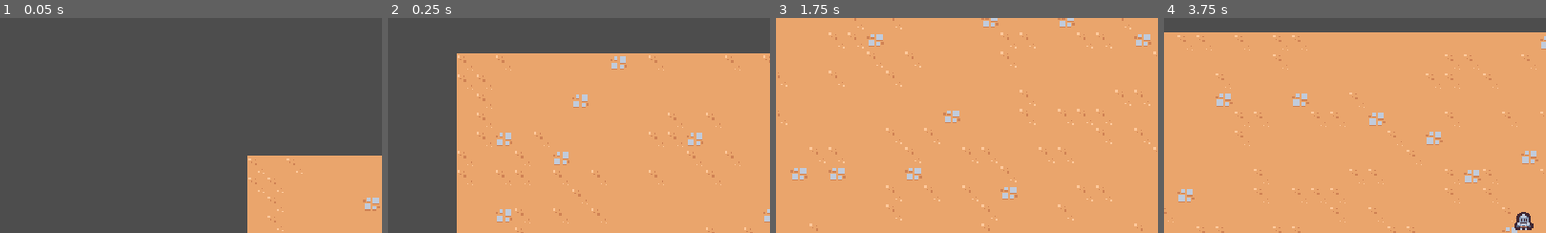
Above: before the commit, frames 1-4 (left to right).
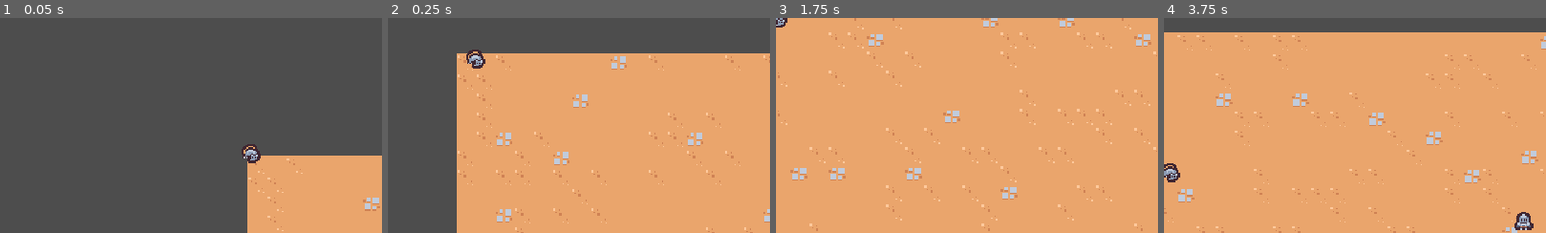
Above: after the commit, the same moments.

Repository: mc-carthy/gdSurvivors
Game: Godot game, scene res://scenes/main/main.tscn
Two runs of this game, one before a commit and one after it. Both use one fixed random seed, a clock stepped at 60 frames per second and the inputs below.
Inputs:
- Up to frame 1 (0.05 s): no input
- Up to frame 2 (0.25 s): no input
- Up to frame 3 (1.75 s): hold D (move_right) 0.53-1.28 s; hold S (move_down) from 1.28 s (still down)
- Up to frame 4 (3.75 s): release S (move_down) at 2.03 s; hold D (move_right) 2.03-2.78 s; hold W (move_up) 2.78-3.53 s; hold A (move_left) from 3.53 s (still down)
The pictures show only the part of the screen within x 0-50%, y 0-50%; the shares and areas given below are measured in that part.

The runs differ from the first frame. In frame 1, 0.3% of the frame differs, in the area x 63-69%, y 58-68%; in frame 2, 0.3%; in frame 3, 0.1%; in frame 4, 0.3%.

Commit message:
Add basic enemy

Diff:
--- /dev/null
+++ b/scenes/basic_enemy/basic_enemy.gd
@@ -0,0 +1,20 @@
+extends CharacterBody2D
+
+const MAX_SPEED = 75
+
+func _ready() -> void:
+	pass # Replace with function body.
+
+
+
+func _process(delta: float) -> void:
+	var direction = get_direction_to_player()
+	velocity = direction * MAX_SPEED
+	move_and_slide()
+
+
+func get_direction_to_player() -> Vector2:
+	var player_node = get_tree().get_first_node_in_group('player') as Node2D
+	if player_node != null:
+		return (player_node.global_position - global_position).normalized()
+	return Vector2.ZERO
--- /dev/null
+++ b/scenes/basic_enemy/basic_enemy.tscn
@@ -0,0 +1,19 @@
+[gd_scene load_steps=4 format=3 uid="uid://2h1ejheyfpex"]
+
+[ext_resource type="Script" path="res://scenes/basic_enemy/basic_enemy.gd" id="1_kk2hy"]
+[ext_resource type="Texture2D" uid="uid://b486n4hn1jk63" path="res://scenes/basic_enemy/basic_enemy.png" id="2_e5req"]
+
+[sub_resource type="CircleShape2D" id="CircleShape2D_ncn8x"]
+radius = 5.0
+
+[node name="BasicEnemy" type="CharacterBody2D"]
+collision_layer = 0
+script = ExtResource("1_kk2hy")
+
+[node name="Sprite2D" type="Sprite2D" parent="."]
+texture = ExtResource("2_e5req")
+offset = Vector2(2.08165e-12, -4)
+
+[node name="CollisionShape2D" type="CollisionShape2D" parent="."]
+position = Vector2(2.08165e-12, -5)
+shape = SubResource("CircleShape2D_ncn8x")
--- a/scenes/main/main.tscn
+++ b/scenes/main/main.tscn
@@ -1,8 +1,9 @@
-[gd_scene load_steps=4 format=3 uid="uid://dwvbyiof6120d"]
+[gd_scene load_steps=5 format=3 uid="uid://dwvbyiof6120d"]
 
 [ext_resource type="TileSet" uid="uid://2jbrfh3r2thu" path="res://resources/tile_set.tres" id="1_4o58v"]
 [ext_resource type="PackedScene" uid="uid://4lskaid70me0" path="res://scenes/player/player.tscn" id="1_phknl"]
 [ext_resource type="PackedScene" uid="uid://cmh1uci56341q" path="res://scenes/game_camera/game_camera.tscn" id="3_7syb1"]
+[ext_resource type="PackedScene" uid="uid://2h1ejheyfpex" path="res://scenes/basic_enemy/basic_enemy.tscn" id="4_ckf77"]
 
 [node name="Main" type="Node"]
 
@@ -15,3 +16,5 @@
 
 [node name="Player" parent="." instance=ExtResource("1_phknl")]
 position = Vector2(287, 165)
+
+[node name="BasicEnemy" parent="." instance=ExtResource("4_ckf77")]
--- a/scenes/player/player.tscn
+++ b/scenes/player/player.tscn
@@ -7,6 +7,7 @@
 radius = 5.0
 
 [node name="Player" type="CharacterBody2D" groups=["player"]]
+collision_layer = 0
 script = ExtResource("1_ylaoy")
 
 [node name="Sprite2D" type="Sprite2D" parent="."]
Binary file added: scenes/basic_enemy/basic_enemy.png
Not shown, added: scenes/basic_enemy/basic_enemy.png.import
